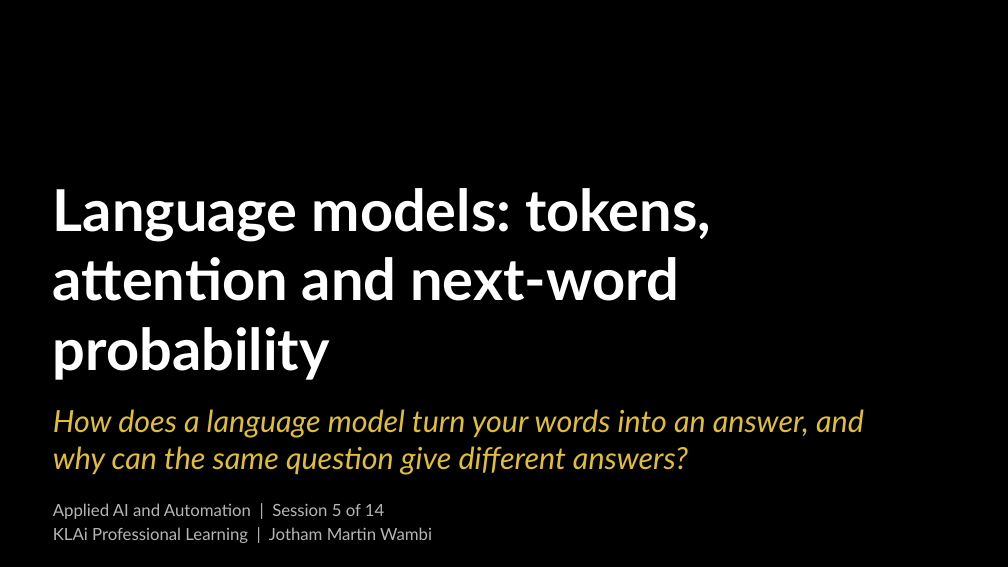
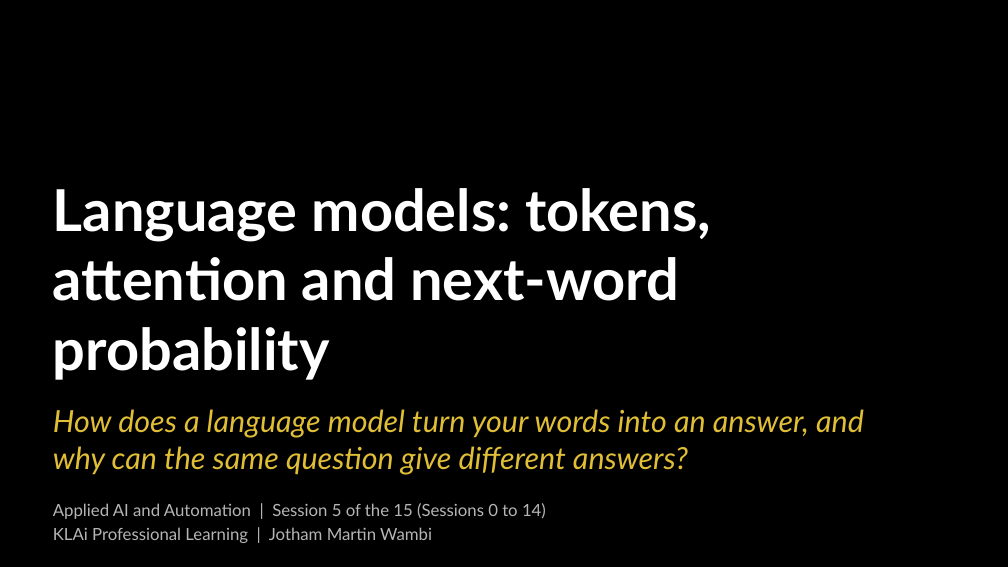
Before and after one commit to Jotham566/teaching-material, a slide deck: slide 1 of Professional_AI_Training/Business_AI/Applied AI and Automation - Executive Edition/02 Class Slides/05 - Language models tokens, attention and next-word probability.pptx. Drawn at 1008x567 pixels with LibreOffice and Linux fonts; fonts in the diff are those of the drawing; background and template pictures are left out. Boxes give left, top, right and bottom in pixels: in the first picture for what was removed or moved away, otherwise in the second. Text is boxed around its words. In the diff, an @@ line names an element or a change of style, - is before the commit and + after.

```diff
--- a/Professional_AI_Training/Business_AI/Applied AI and Automation - Executive Edition/02 Class Slides/05 - Language models tokens, attention and next-word probability.pptx
+++ b/Professional_AI_Training/Business_AI/Applied AI and Automation - Executive Edition/02 Class Slides/05 - Language models tokens, attention and next-word probability.pptx
@@ text at <box>53,503,546,519</box>: text changed @@
-Applied AI and Automation | Session 5 of 14
+Applied AI and Automation | Session 5 of the 15 (Sessions 0 to 14)
```
Also in this commit, not shown: 2 other slides changed, 50 other files.
